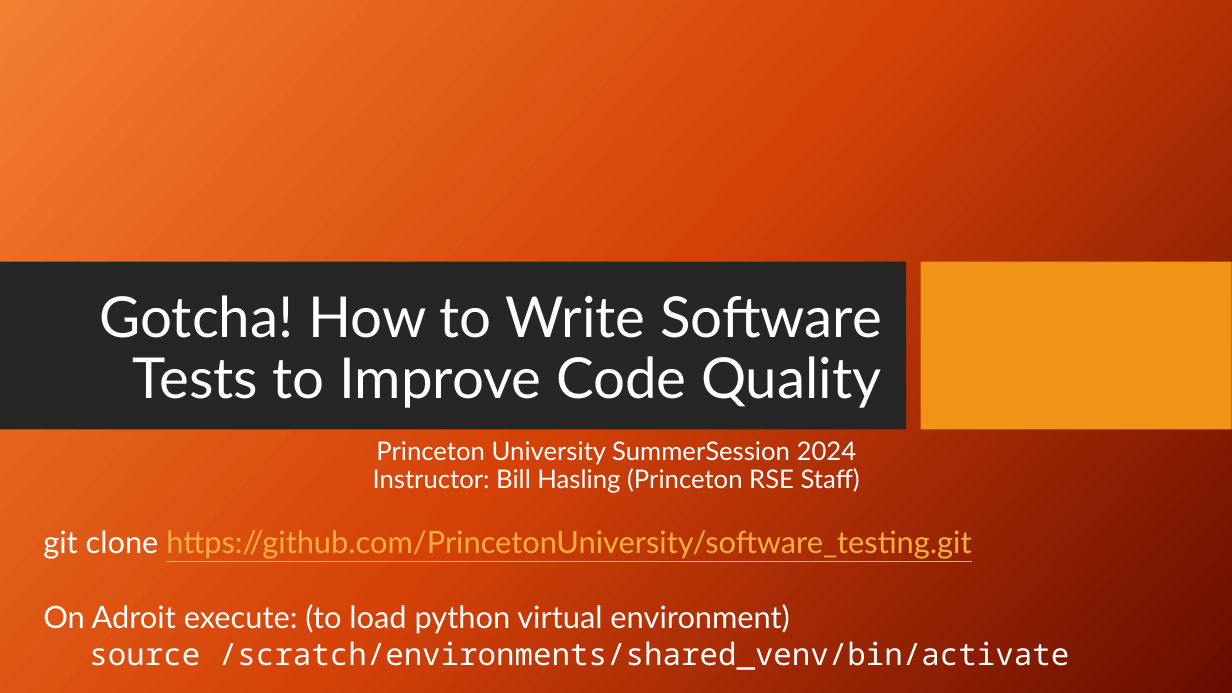
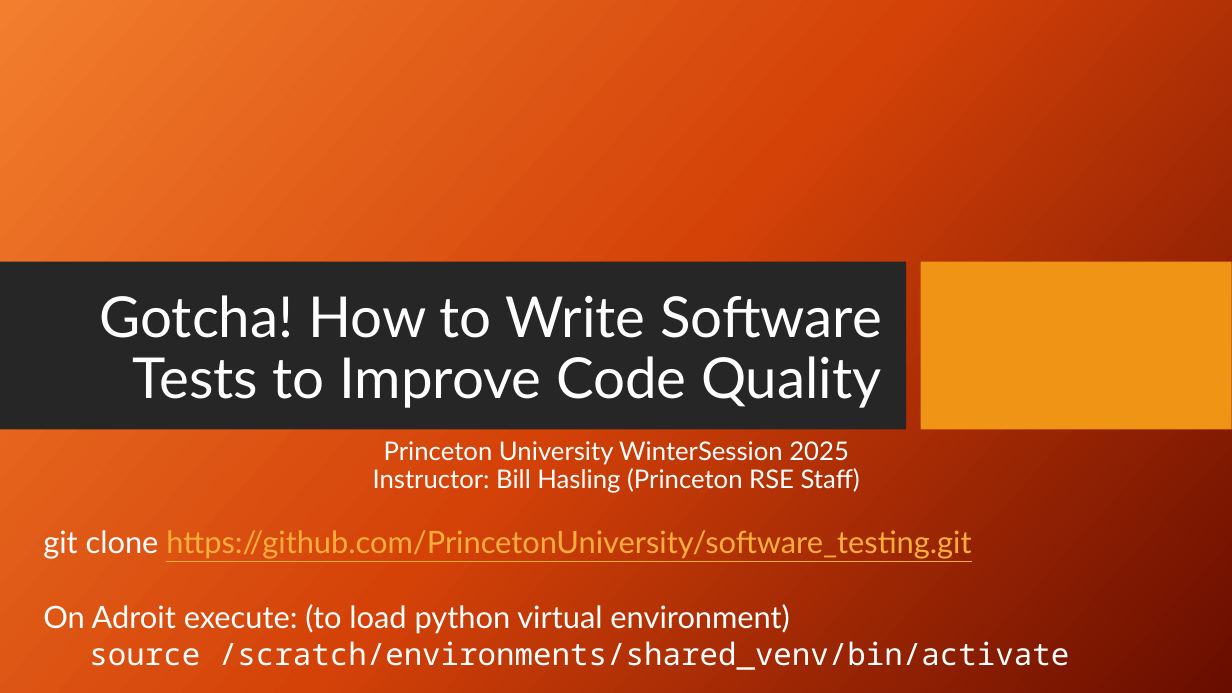
Before and after one commit to PrincetonUniversity/software_testing, a slide deck: slide 1 of UnitTestingSlides.pptx. Drawn at 1232x693 pixels with LibreOffice and Linux fonts; fonts in the diff are those of the drawing; background and template pictures are left out. Boxes give left, top, right and bottom in pixels: in the first picture for what was removed or moved away, otherwise in the second. Text is boxed around its words. In the diff, an @@ line names an element or a change of style, - is before the commit and + after.

Commit message:
update title slide for winter session 2025

```diff
--- a/UnitTestingSlides.pptx
+++ b/UnitTestingSlides.pptx
@@ subtitle at <box>384,441,849,465</box>: text changed @@
-Princeton University SummerSession 2024
+Princeton University WinterSession 2025
```
